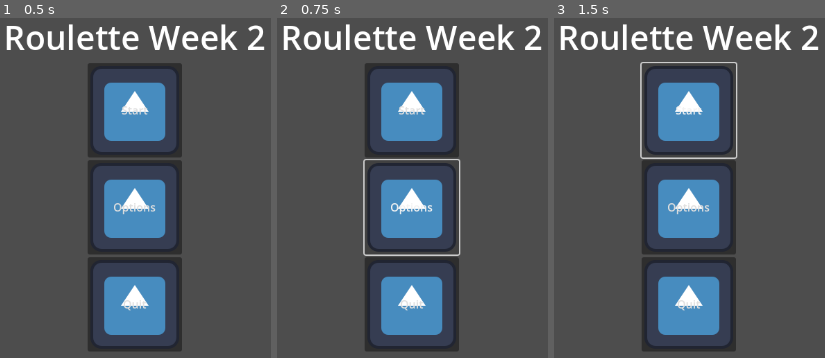
Above: before the commit, frames 1-3 (left to right).
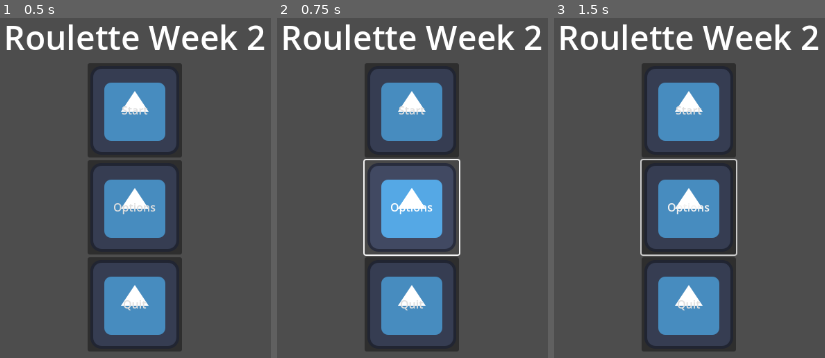
Above: after the commit, the same moments.

Repository: SomeonetookVeracles/Roulette-Week-2
Game: Godot game, scene res://scenes/meta/mainMenu.tscn
Same seed, same stepped clock (60 frames per second), same inputs: the game is played once before the commit and once after it. The engine's default icon, where the game draws it, is replaced by a stand-in: a white triangle on a blue panel in a dark square.
Inputs:
- Up to frame 1 (0.5 s): no input
- Up to frame 2 (0.75 s): click "Options" at 0.5 s
- Up to frame 3 (1.5 s): click "Start" at 1.25 s

Frame 1 is identical in both runs. In frame 2, 4.0% of the frame differs, in the area x 31-68%, y 41-70%; in frame 3, 1.5%.
Error after the commit: Attempt to call function 'instantiate' in base 'null instance' on a null instance. (res://scripts/sceneTransition.gd:34)

Commit message:
Added a level transition effect, plus level shifter

Diff:
--- a/project.godot
+++ b/project.godot
@@ -15,6 +15,10 @@
 config/features=PackedStringArray("4.4", "GL Compatibility")
 config/icon="res://icon.svg"
 
+[autoload]
+
+SceneTransition="*res://scripts/sceneTransition.gd"
+
 [editor_plugins]
 
 enabled=PackedStringArray("res://addons/crt/plugin.cfg", "res://addons/godot_super-wakatime/plugin.cfg")
--- /dev/null
+++ b/scenes/levels/tutorial.tscn
@@ -0,0 +1,9 @@
+[gd_scene load_steps=2 format=3 uid="uid://cmo8l8p16qtab"]
+
+[ext_resource type="Texture2D" uid="uid://ci7ufn17bfvie" path="res://icon.svg" id="1_rnyxf"]
+
+[node name="Tutorial" type="Node2D"]
+
+[node name="Sprite2D" type="Sprite2D" parent="."]
+position = Vector2(64, 63)
+texture = ExtResource("1_rnyxf")
--- a/scenes/meta/levelMenu.tscn
+++ b/scenes/meta/levelMenu.tscn
@@ -1,4 +1,7 @@
-[gd_scene format=3 uid="uid://kw2ocj860c2f"]
+[gd_scene load_steps=3 format=3 uid="uid://kw2ocj860c2f"]
+
+[ext_resource type="Texture2D" uid="uid://ci7ufn17bfvie" path="res://icon.svg" id="1_kobve"]
+[ext_resource type="Script" uid="uid://cd3a5wo4wbs0f" path="res://scripts/levelMenu.gd" id="1_sw1i0"]
 
 [node name="LevelMenu" type="Control"]
 layout_mode = 3
@@ -7,9 +10,27 @@
 anchor_bottom = 1.0
 grow_horizontal = 2
 grow_vertical = 2
+script = ExtResource("1_sw1i0")
 
 [node name="VBoxContainer" type="VBoxContainer" parent="."]
 layout_mode = 0
 offset_right = 1152.0
 offset_bottom = 648.0
 alignment = 1
+
+[node name="Tutorial" type="Button" parent="VBoxContainer"]
+layout_mode = 2
+size_flags_horizontal = 4
+text = "Tutorial"
+icon = ExtResource("1_kobve")
+icon_alignment = 1
+
+[node name="BackButton" type="Button" parent="."]
+offset_top = 580.0
+offset_right = 136.0
+offset_bottom = 716.0
+scale = Vector2(0.5, 0.5)
+size_flags_horizontal = 4
+text = "Tutorial"
+icon = ExtResource("1_kobve")
+icon_alignment = 1
--- a/scenes/meta/mainMenu.tscn
+++ b/scenes/meta/mainMenu.tscn
@@ -1,16 +1,18 @@
-[gd_scene load_steps=3 format=3 uid="uid://blp4xut46te8p"]
+[gd_scene load_steps=4 format=3 uid="uid://blp4xut46te8p"]
 
+[ext_resource type="Script" uid="uid://bjs0ev6hpqp08" path="res://scripts/MainMenu.gd" id="1_c22g7"]
 [ext_resource type="Texture2D" uid="uid://ci7ufn17bfvie" path="res://icon.svg" id="1_ogfdo"]
 
 [sub_resource type="Theme" id="Theme_c22g7"]
 
-[node name="Control" type="Control"]
+[node name="MainMenu" type="Control"]
 layout_mode = 3
 anchors_preset = 15
 anchor_right = 1.0
 anchor_bottom = 1.0
 grow_horizontal = 2
 grow_vertical = 2
+script = ExtResource("1_c22g7")
 
 [node name="VBoxContainer" type="VBoxContainer" parent="."]
 layout_mode = 0
--- a/scripts/MainMenu.gd
+++ b/scripts/MainMenu.gd
@@ -1,46 +1,32 @@
 extends Control
-
-# References to UI elements
 @onready var start_button = $VBoxContainer/StartButton
 @onready var options_button = $VBoxContainer/SettingsButton
 @onready var quit_button = $VBoxContainer/QuitButton
 @onready var title_label = $VBoxContainer/TitleLabel
-
 func _ready():
-	# Connect button signals
 	start_button.pressed.connect(_on_start_pressed)
 	options_button.pressed.connect(_on_options_pressed)
 	quit_button.pressed.connect(_on_quit_pressed)
-
-	# Optional: Add hover effects
 	_setup_button_hover_effects()
-
 func _on_start_pressed():
-	# Change to game scene
-	get_tree().change_scene_to_file("res://scenes/Game.tscn")
-
+	SceneTransition.slide_to_scene("res://scenes/meta/levelMenu.tscn", "right")
 func _on_options_pressed():
-	# Change to options menu
-	get_tree().change_scene_to_file("res://scenes/OptionsMenu.tscn")
-
+	SceneTransition.slide_to_scene("res://scenes/OptionsMenu.tscn", "down")
 func _on_quit_pressed():
-	# Quit the game
+	var tween = create_tween()
+	tween.tween_property(self, "modulate", Color.TRANSPARENT, 0.3)
+	await tween.finished
 	get_tree().quit()
-
 func _setup_button_hover_effects():
-	# Add hover sound effects or visual feedback
 	for button in [start_button, options_button, quit_button]:
 		button.mouse_entered.connect(_on_button_hover.bind(button))
-
+		button.mouse_exited.connect(_on_button_exit.bind(button))
 func _on_button_hover(button: Button):
-	# Optional: Play hover sound or add visual effect
-	button.modulate = Color(1.2, 1.2, 1.2, 1.0)
-
-	# Create a tween for smooth color transition back
+	var tween = create_tween()
+	tween.tween_property(button, "modulate", Color(1.2, 1.2, 1.2, 1.0), 0.1)
+func _on_button_exit(button: Button):
 	var tween = create_tween()
 	tween.tween_property(button, "modulate", Color.WHITE, 0.1)
-
-# Optional: Handle keyboard navigation
 func _input(event):
 	if event.is_action_pressed("ui_accept"):
 		if start_button.has_focus():
--- /dev/null
+++ b/scripts/levelMenu.gd
@@ -0,0 +1,87 @@
+extends Control
+
+func _ready():
+	print("Level menu loaded")
+	_connect_buttons()
+
+func _connect_buttons():
+	var buttons = _find_all_buttons(self)
+
+	for button in buttons:
+		if not button.pressed.is_connected(_on_button_pressed):
+			button.pressed.connect(_on_button_pressed.bind(button))
+			print("Connected button: ", button.name)
+
+func _find_all_buttons(node: Node) -> Array:
+	var buttons = []
+	if node is Button:
+		buttons.append(node)
+	for child in node.get_children():
+		buttons.append_array(_find_all_buttons(child))
+	return buttons
+
+func _on_button_pressed(button: Button):
+	print("Button pressed: ", button.name)
+
+	if "back" in button.name.to_lower():
+		_go_to_main_menu()
+	elif "1" in button.name or "tutorial" in button.name.to_lower():
+		_go_to_tutorial()
+	elif "2" in button.name:
+		_go_to_level("Level2")
+	elif "3" in button.name:
+		_go_to_level("Level3")
+	elif "4" in button.name:
+		_go_to_level("Level4")
+	elif "5" in button.name:
+		_go_to_level("Level5")
+	else:
+		print("Unknown button, going to main menu")
+		_go_to_main_menu()
+
+func _go_to_main_menu():
+	print("Going to main menu")
+	get_tree().change_scene_to_file("res://scenes/meta/MainMenu.tscn")
+
+func _go_to_tutorial():
+	print("Going to tutorial")
+	if ResourceLoader.exists("res://scenes/levels/Tutorial.tscn"):
+		get_tree().change_scene_to_file("res://scenes/levels/Tutorial.tscn")
+	else:
+		print("Tutorial scene not found, creating empty scene")
+		var tutorial_scene = PackedScene.new()
+		var tutorial_root = Control.new()
+		tutorial_root.name = "Tutorial"
+
+		var label = Label.new()
+		label.text = "Tutorial Scene\n\nPress ESC to go back to main menu"
+		label.set_anchors_and_offsets_preset(Control.PRESET_CENTER)
+		tutorial_root.add_child(label)
+
+		get_tree().root.add_child(tutorial_root)
+		get_tree().current_scene.queue_free()
+		get_tree().current_scene = tutorial_root
+
+func _go_to_level(level_name: String):
+	print("Going to level: ", level_name)
+	var level_path = "res://scenes/levels/" + level_name + ".tscn"
+
+	if ResourceLoader.exists(level_path):
+		get_tree().change_scene_to_file(level_path)
+	else:
+		print("Level not found: ", level_path)
+		print("Creating placeholder level")
+		var level_scene = Control.new()
+		level_scene.name = level_name
+
+		var label = Label.new()
+		label.text = level_name + " Scene\n\nPress ESC to go back to level select"
+		label.set_anchors_and_offsets_preset(Control.PRESET_CENTER)
+		level_scene.add_child(label)
+
+		get_tree().root.add_child(level_scene)
+		get_tree().current_scene.queue_free()
+		get_tree().current_scene = level_scene
+func _input(event):
+	if event.is_action_pressed("ui_cancel"):
+		_go_to_main_menu()
--- /dev/null
+++ b/scripts/sceneTransition.gd
@@ -0,0 +1,88 @@
+extends Node
+
+var transition_layer: CanvasLayer
+var current_scene_container: Control
+var new_scene_container: Control
+var transition_duration = 0.5
+var is_transitioning = false
+
+func _ready():
+	transition_layer = CanvasLayer.new()
+	add_child(transition_layer)
+	transition_layer.layer = 100
+
+	current_scene_container = Control.new()
+	new_scene_container = Control.new()
+	transition_layer.add_child(current_scene_container)
+	transition_layer.add_child(new_scene_container)
+
+	current_scene_container.set_anchors_and_offsets_preset(Control.PRESET_FULL_RECT)
+	new_scene_container.set_anchors_and_offsets_preset(Control.PRESET_FULL_RECT)
+
+	transition_layer.visible = false
+
+func slide_to_scene(scene_path: String, direction: String = "right"):
+	if is_transitioning:
+		return
+
+	is_transitioning = true
+	transition_layer.visible = true
+
+	var current_scene = get_tree().current_scene
+
+	var new_scene_resource = load(scene_path)
+	var new_scene = new_scene_resource.instantiate()
+
+	get_tree().root.remove_child(current_scene)
+	current_scene_container.add_child(current_scene)
+
+	new_scene_container.add_child(new_scene)
+
+	var screen_width = get_viewport().get_visible_rect().size.x
+
+	match direction:
+		"right":
+			current_scene_container.position.x = 0
+			new_scene_container.position.x = screen_width
+		"left":
+			current_scene_container.position.x = 0
+			new_scene_container.position.x = -screen_width
+
+	var tween = create_tween()
+	tween.set_parallel(true)
+
+	match direction:
+		"right":
+			tween.tween_property(current_scene_container, "position:x", -screen_width, transition_duration).set_trans(Tween.TRANS_CUBIC).set_ease(Tween.EASE_IN_OUT)
+			tween.tween_property(new_scene_container, "position:x", 0, transition_duration).set_trans(Tween.TRANS_CUBIC).set_ease(Tween.EASE_IN_OUT)
+		"left":
+			tween.tween_property(current_scene_container, "position:x", screen_width, transition_duration).set_trans(Tween.TRANS_CUBIC).set_ease(Tween.EASE_IN_OUT)
+			tween.tween_property(new_scene_container, "position:x", 0, transition_duration).set_trans(Tween.TRANS_CUBIC).set_ease(Tween.EASE_IN_OUT)
+
+	await tween.finished
+
+	_finalize_transition(new_scene, current_scene)
+
+func _finalize_transition(new_scene: Node, old_scene: Node):
+	current_scene_container.remove_child(old_scene)
+	new_scene_container.remove_child(new_scene)
+
+	get_tree().root.add_child(new_scene)
+	get_tree().current_scene = new_scene
+
+	old_scene.queue_free()
+
+	current_scene_container.position = Vector2.ZERO
+	new_scene_container.position = Vector2.ZERO
+
+	transition_layer.visible = false
+	is_transitioning = false
+
+func go_to_main_menu():
+	slide_to_scene("res://scenes/MainMenu.tscn", "left")
+
+func go_to_level_select():
+	slide_to_scene("res://scenes/LevelSelect.tscn", "right")
+
+func go_to_level(level_path: String):
+	slide_to_scene(level_path, "right")
Not shown, added: scripts/levelMenu.gd.uid
Not shown, added: scripts/sceneTransition.gd.uid
